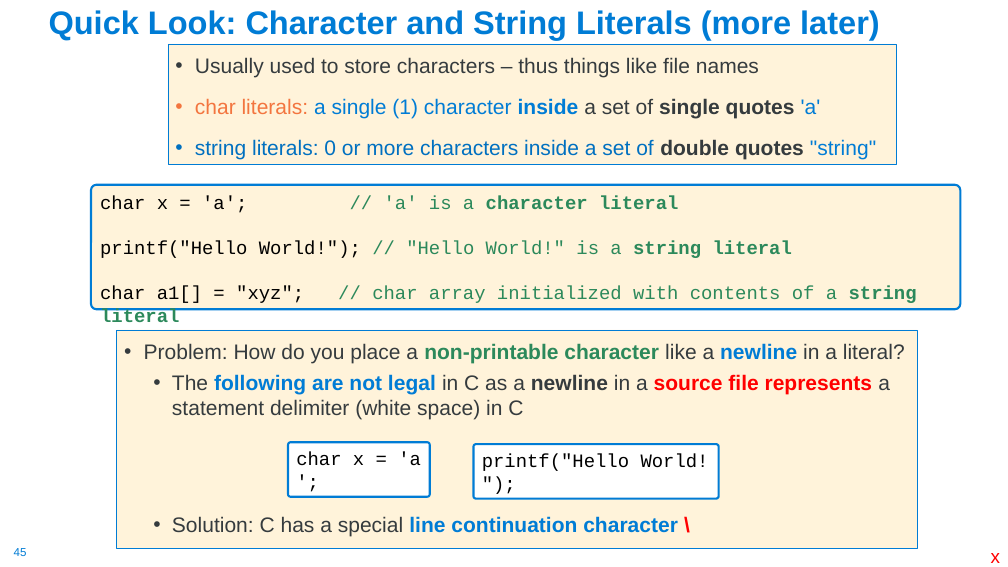
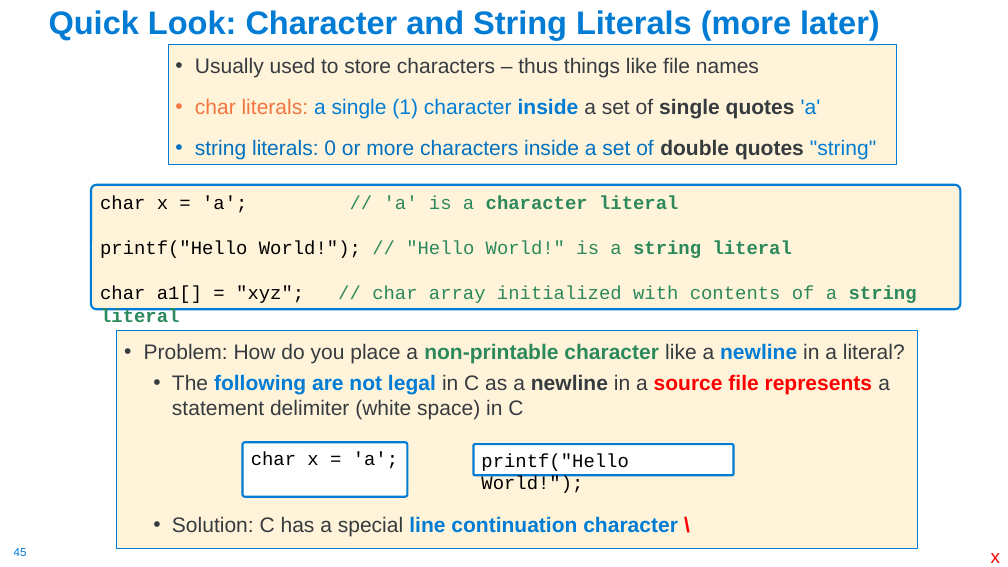
Before and after one commit to cse30-sp24/Cao-slides, a slide deck: slide 45 of 01-C-Part1.pptx. Drawn at 1008x567 pixels with LibreOffice and Linux fonts; fonts in the diff are those of the drawing. Boxes give left, top, right and bottom in pixels: in the first picture for what was removed or moved away, otherwise in the second. Text is boxed around its words. In the diff, an @@ line names an element or a change of style, - is before the commit and + after.

Commit message:
updated cpp

```diff
--- a/01-C-Part1.pptx
+++ b/01-C-Part1.pptx
@@ rounded rectangle "char x = 'a';": place and size @@
-rounded rectangle "char x = 'a';" at bbox=[288, 442, 430, 497]
+rounded rectangle "char x = 'a';" at bbox=[243, 442, 408, 497]
@@ rounded rectangle "printf("Hello World!");": place and size @@
-rounded rectangle "printf("Hello World!");" at bbox=[473, 445, 718, 499]
+rounded rectangle "printf("Hello World!");" at bbox=[473, 445, 734, 476]
@@ text in rounded rectangle at bbox=[251, 452, 398, 469]: text changed @@
-char x = 'a
-';
+char x = 'a';
@@ text in rounded rectangle at bbox=[481, 453, 628, 493]: text changed @@
-printf("Hello World!
-");
+printf("Hello World!");
```
Also in this commit, not shown: 1 other slide changed.
